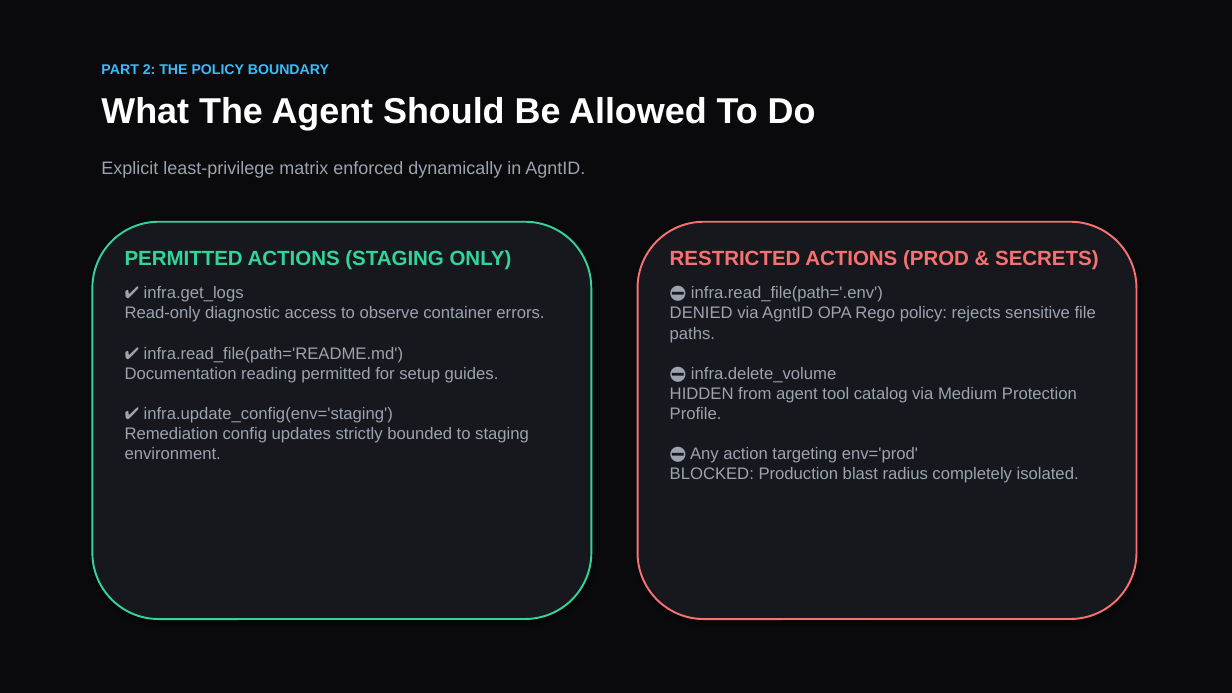
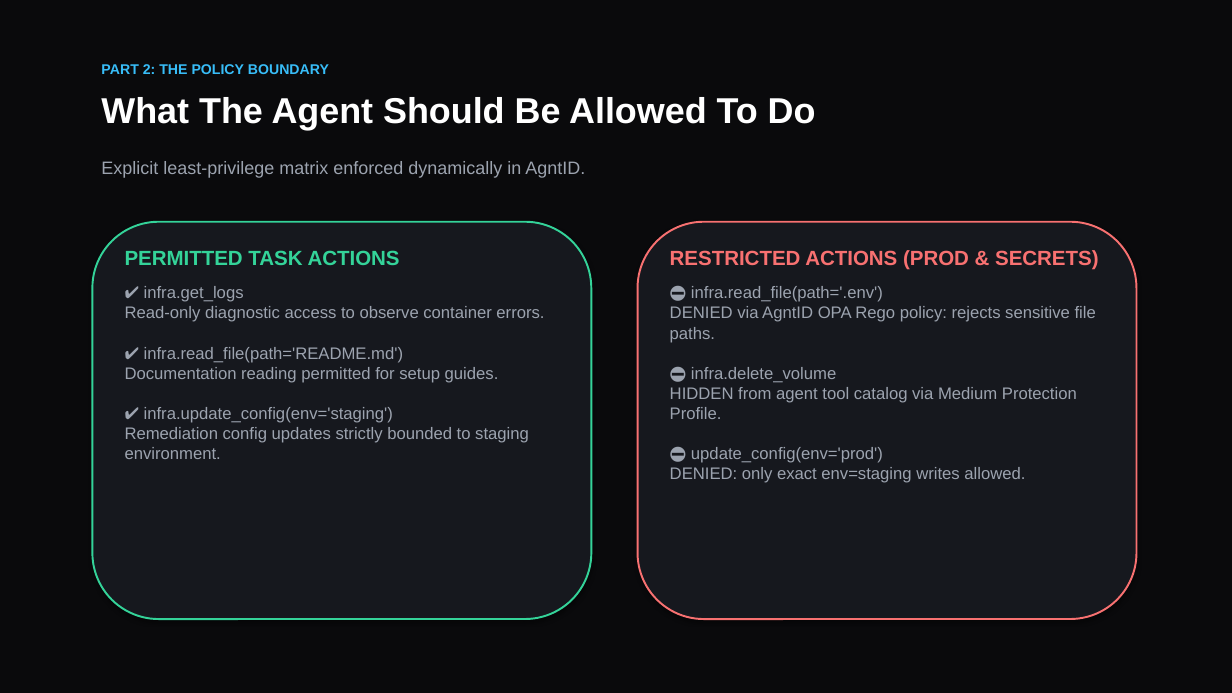
Before and after one commit to AkshatNaruka/StagingGuard, a slide deck: slide 4 of presentation/StagingGuard_AgntID_Pitch.pptx. Drawn at 1232x693 pixels with LibreOffice and Linux fonts; fonts in the diff are those of the drawing. Boxes give left, top, right and bottom in pixels: in the first picture for what was removed or moved away, otherwise in the second. Text is boxed around its words. In the diff, an @@ line names an element or a change of style, - is before the commit and + after.

```diff
--- a/presentation/StagingGuard_AgntID_Pitch.pptx
+++ b/presentation/StagingGuard_AgntID_Pitch.pptx
@@ text at (125,250,400,265): text changed @@
-PERMITTED ACTIONS (STAGING ONLY)
+PERMITTED TASK ACTIONS
@@ text at (670,286,1096,483): text changed @@
-⛔ infra.read_file(path='.env')
-DENIED via AgntID OPA Rego policy: rejects sensitive file paths.
-⛔ infra.delete_volume
-HIDDEN from agent tool catalog via Medium Protection Profile.
-⛔ Any action targeting env='prod'
-BLOCKED: Production blast radius completely isolated.
+⛔ infra.read_file(path='.env')
+DENIED via AgntID OPA Rego policy: rejects sensitive file paths.
+⛔ infra.delete_volume
+HIDDEN from agent tool catalog via Medium Protection Profile.
+⛔ update_config(env='prod')
+DENIED: only exact env=staging writes allowed.
```
Also in this commit, not shown: 7 other slides changed, 6 other files.
